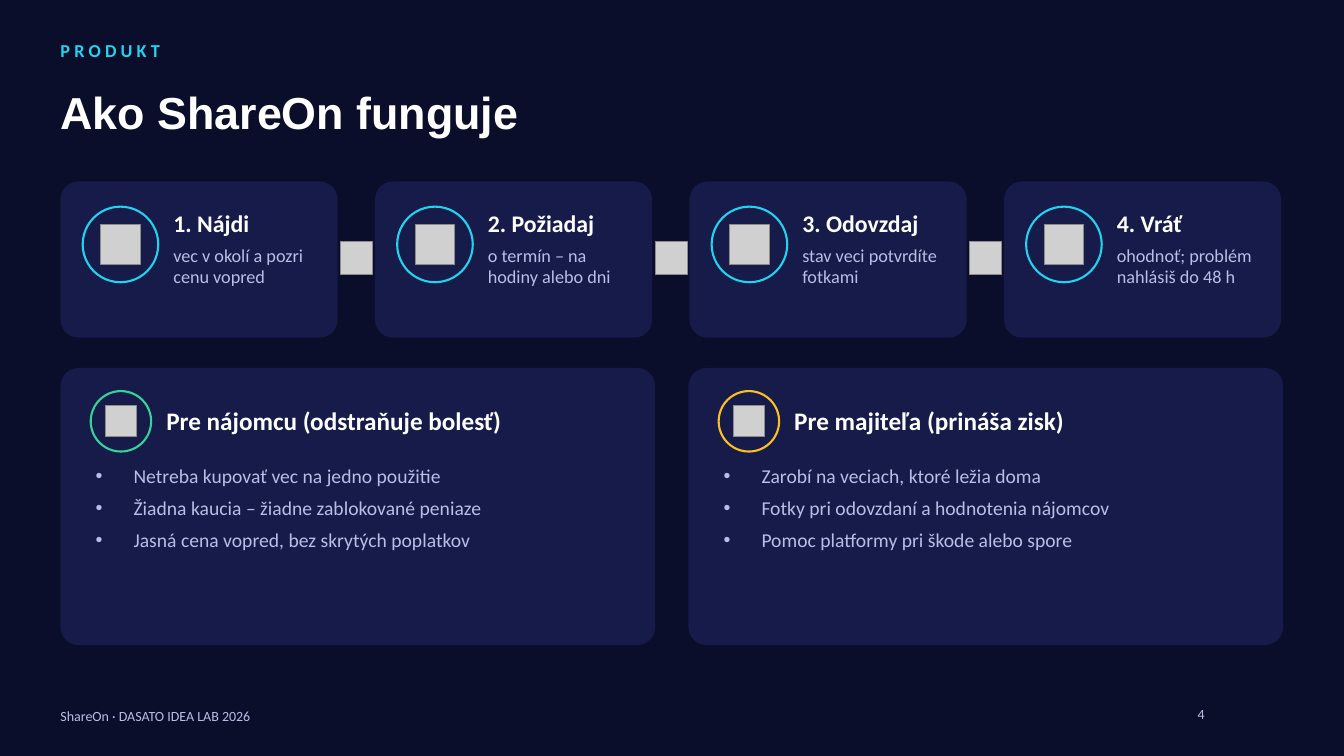
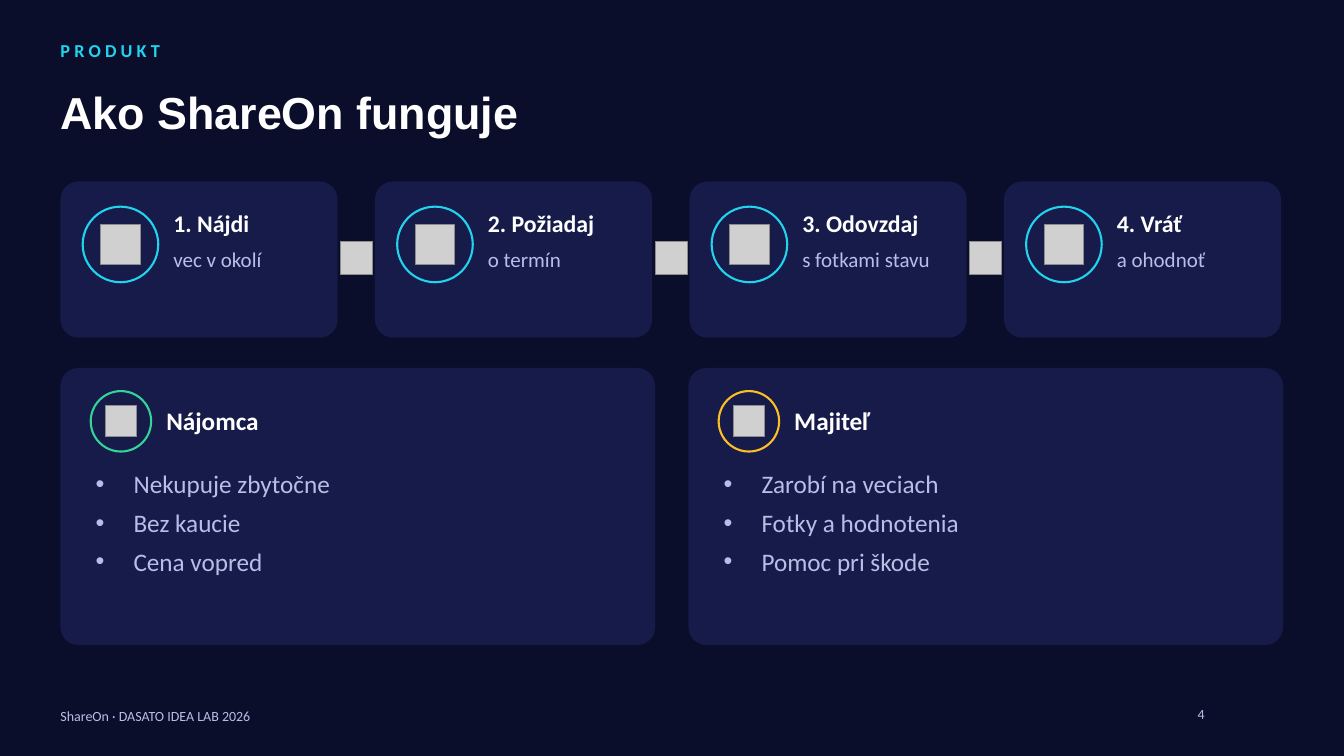
Before and after one commit to samueljurik5-web/shareon, a slide deck: slide 4 of docs/pitch/ShareOn-pitch-deck.pptx. Drawn at 1344x756 pixels with LibreOffice and Linux fonts; fonts in the diff are those of the drawing; grey boxes stand for pictures; background and template pictures are left out. Boxes give left, top, right and bottom in pixels: in the first picture for what was removed or moved away, otherwise in the second. Text is boxed around its words. In the diff, an @@ line names an element or a change of style, - is before the commit and + after.

```diff
--- a/docs/pitch/ShareOn-pitch-deck.pptx
+++ b/docs/pitch/ShareOn-pitch-deck.pptx
@@ text at [173, 252, 262, 267]: text changed; size 13 to 15 pt @@
-vec v okolí a pozri cenu vopred
+vec v okolí
@@ text at [488, 252, 561, 267]: text changed; size 13 to 15 pt @@
-o termín – na hodiny alebo dni
+o termín
@@ text at [802, 252, 930, 267]: text changed; size 13 to 15 pt @@
-stav veci potvrdíte fotkami
+s fotkami stavu
@@ text at [1117, 252, 1205, 267]: text changed; size 13 to 15 pt @@
-ohodnoť; problém nahlásiš do 48 h
+a ohodnoť
@@ text at [166, 412, 258, 435]: text changed @@
-Pre nájomcu (odstraňuje bolesť)
+Nájomca
@@ text at [794, 412, 870, 435]: text changed @@
-Pre majiteľa (prináša zisk)
+Majiteľ
@@ text at [134, 475, 329, 575]: text changed; size 14 to 18 pt @@
-• Netreba kupovať vec na jedno použitie
-• Žiadna kaucia – žiadne zablokované peniaze
-• Jasná cena vopred, bez skrytých poplatkov
+• Nekupuje zbytočne
+• Bez kaucie
+• Cena vopred
@@ text at [762, 475, 959, 575]: text changed; size 14 to 18 pt @@
-• Zarobí na veciach, ktoré ležia doma
-• Fotky pri odovzdaní a hodnotenia nájomcov
-• Pomoc platformy pri škode alebo spore
+• Zarobí na veciach
+• Fotky a hodnotenia
+• Pomoc pri škode
```
Also in this commit, not shown: 10 other slides changed, 1 other file.
